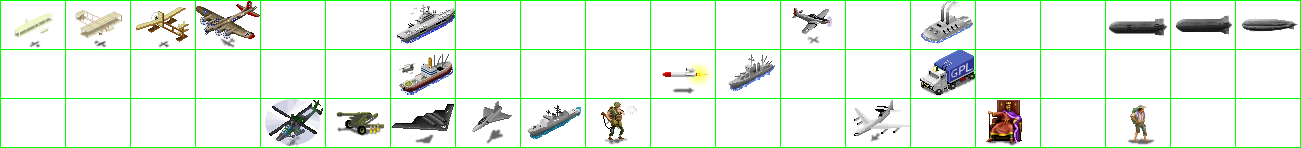
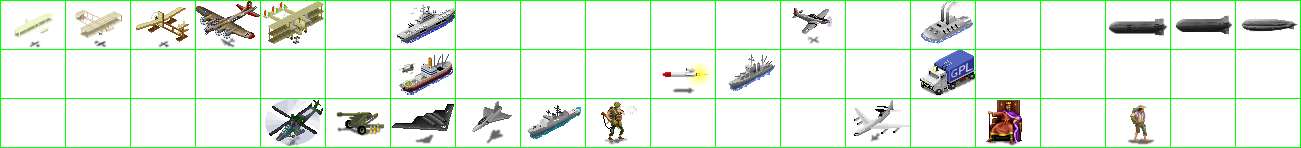
Before/after of a 1301px x 148px layered artwork. What changed in the layer stack:
painted on "units" over [263, 1, 324, 44]
